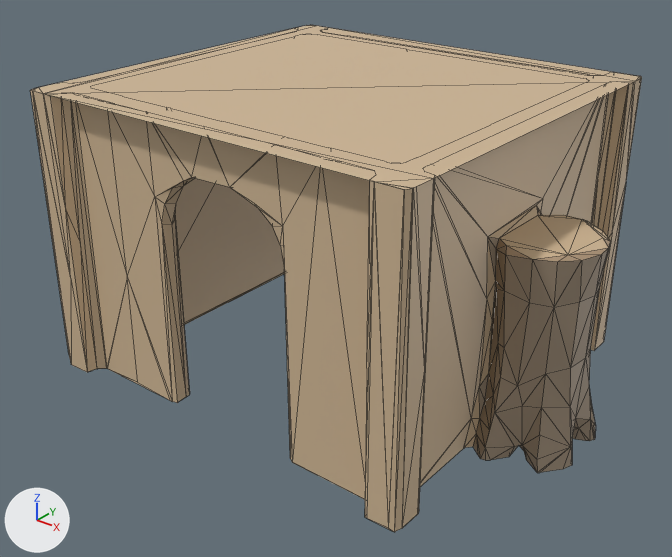
The glTF model docs/univers/archipeo/batiments/modeles/6e-batiment-cabane-de-mousso/etape-1.glb, before and after one commit.
Both versions are drawn from a 50 mm camera at (0.912, -1.113, 0.862) aimed at (0.036, -0.018, 0.183). The axes (+X, +Y, +Z) are drawn at lower left. The lights are the same throughout. The older version comes first. Mesh edges are drawn as thin lines. Vertices at exactly the same position are counted once.

The scene before the commit, as lines of its bpy script (objects in view):
```python
me_geometry_0 = bpy.data.meshes.new('geometry_0')
me_geometry_0.from_pydata(...)  # 667 vertices, 890 faces; spans x -0.358..0.478, y -0.292..0.387, z 0.0..0.494
me_geometry_0.materials.append(mat_defaultmaterial)
ob_geometry_0 = bpy.data.objects.new('geometry_0', me_geometry_0)
ob_geometry_0.location = (0.0, 0.0, 0.0)
```
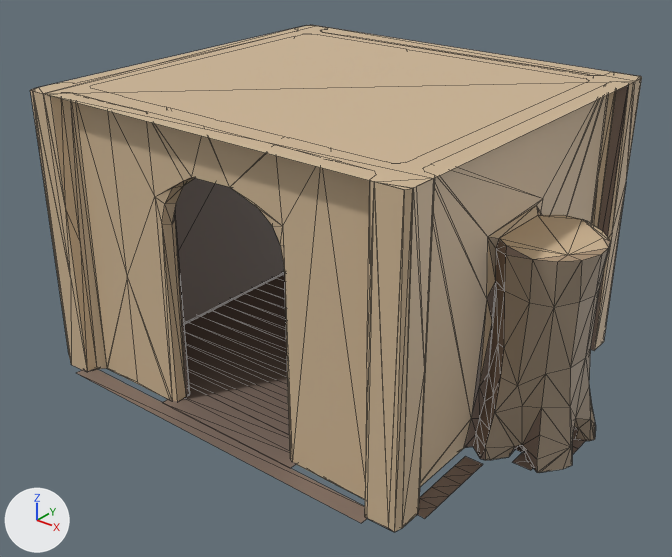
The change in detail:
me_geometry_0 is used by ob_geometry_0; location (0.0, 0.0, 0.0).
me_geometry_0 had 667 vertices, 890 faces and spanned x -0.358..0.478, y -0.292..0.387, z 0.0..0.494.
me_geometry_0 now has 742 vertices, 1175 faces and spans x -0.358..0.478, y -0.306..0.387, z 0.0..0.494.
me_geometry_0 part 1: a new loose piece of 38 vertices spanning x -0.315..0.468, y -0.212..0.32, z 0.003, in mat_defaultmaterial.
me_geometry_0 part 2: 2 vertices moved within x 0.3, y 0.305, z 0.0; 37 vertices added at x -0.315..0.437, y -0.306..0.383, z 0.003.
me_geometry_0 part 3: 235 kept faces spanning x -0.303..0.462, y -0.292..0.379, z 0.0..0.494 get new vertex colours; the middle colour goes from beige #a7917a to brown #837166.
Other edits to the shape of me_geometry_0 do not show in these pictures.

Pixel boxes [x1, y1, x2, y2] of what changed, in the pictures (672 x 557 px):
part 1 of me_geometry_0, added: after [184, 272, 587, 455]
part 2 of me_geometry_0, built on: after [77, 368, 534, 523]
part 3 of me_geometry_0, recoloured: [172, 84, 629, 531] in both
